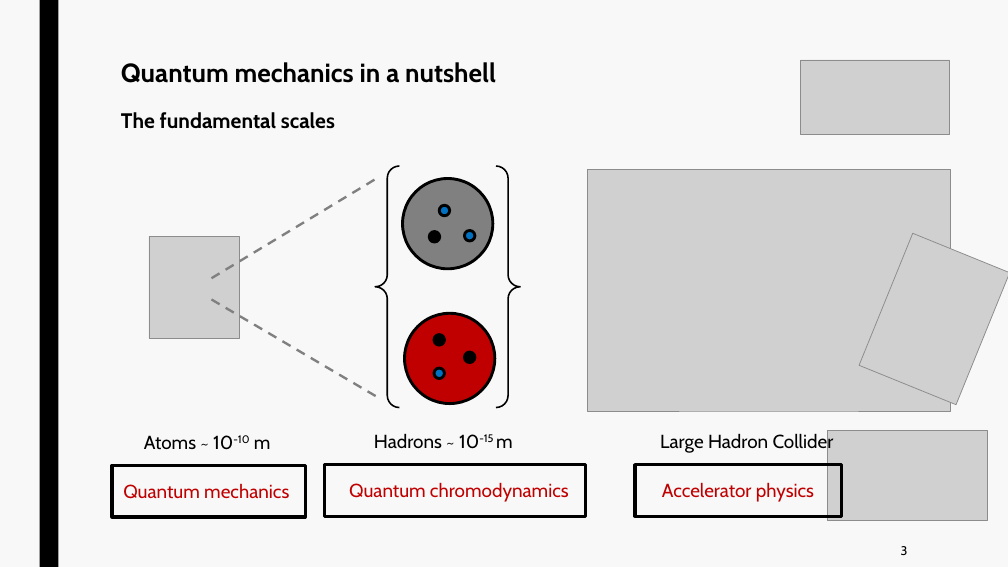
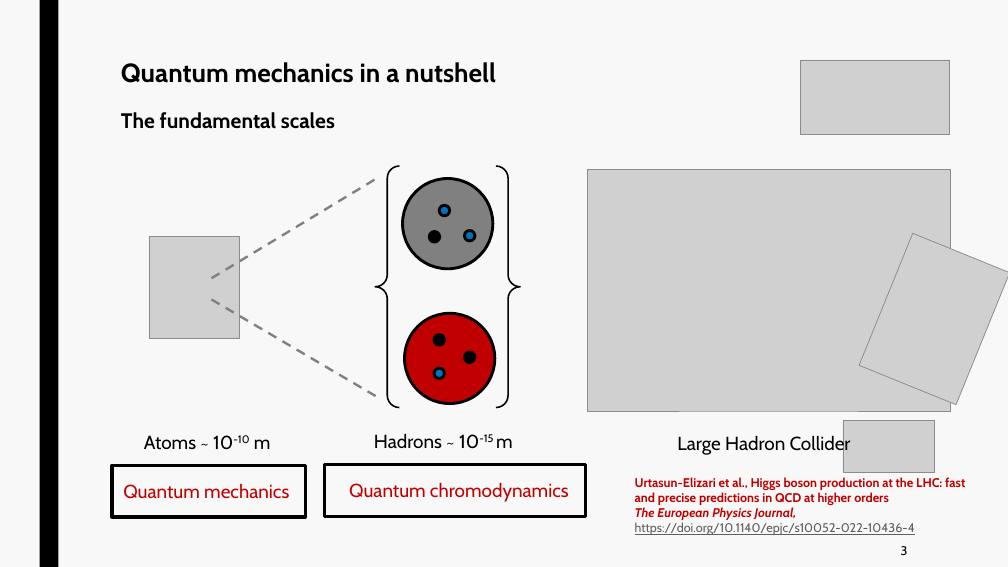
Before and after one commit to jurtasun/presentations, a slide deck: slide 4 of 202410_mrc_symposium/202410_mrc_symposium.ppt. Drawn at 1008x567 pixels with LibreOffice and Linux fonts; fonts in the diff are those of the drawing; grey boxes stand for pictures. Boxes give left, top, right and bottom in pixels: in the first picture for what was removed or moved away, otherwise in the second. Text is boxed around its words. In the diff, an @@ line names an element or a change of style, - is before the commit and + after.

```diff
--- a/202410_mrc_symposium/202410_mrc_symposium.ppt
+++ b/202410_mrc_symposium/202410_mrc_symposium.ppt
@@ text "Large Hadron Collider": place and size @@
-text "Large Hadron Collider" at box(660, 432, 834, 453)
+text "Large Hadron Collider" at box(677, 434, 851, 455)
@@ picture: place and size @@
-picture at box(827, 431, 988, 521)
+picture at box(843, 420, 935, 472)
@@ text at box(635, 477, 965, 535): text changed; size 18 to 12 pt; bold on @@
-Accelerator physics
+Urtasun-Elizari et al., Higgs boson production at the LHC: fast and precise predictions in QCD at higher orders
+The European Physics Journal, https://doi.org/10.1140/epjc/s10052-022-10436-4
@@ rectangle removed at box(635, 465, 842, 516) @@
```
Also in this commit, not shown: 3 other slides changed.
